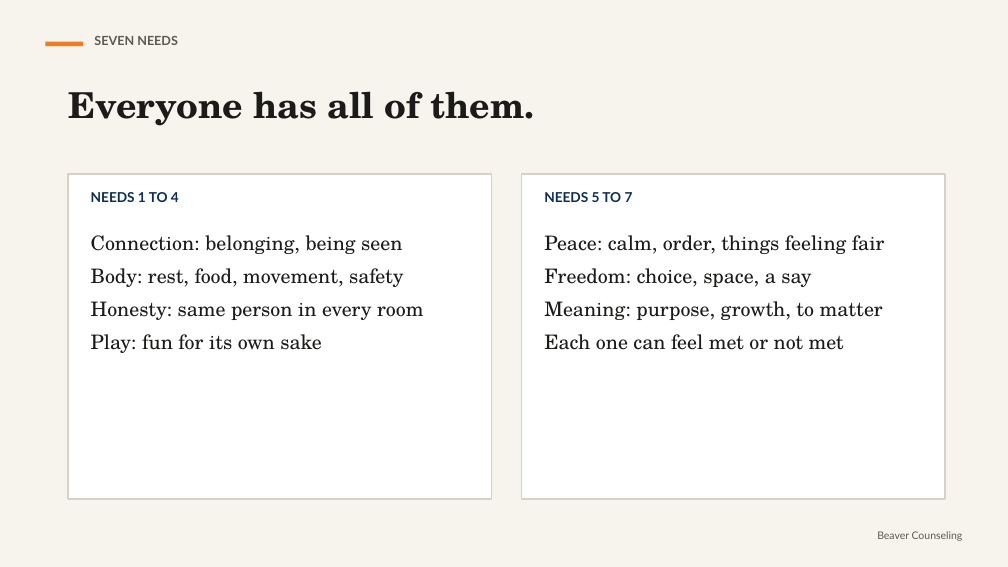
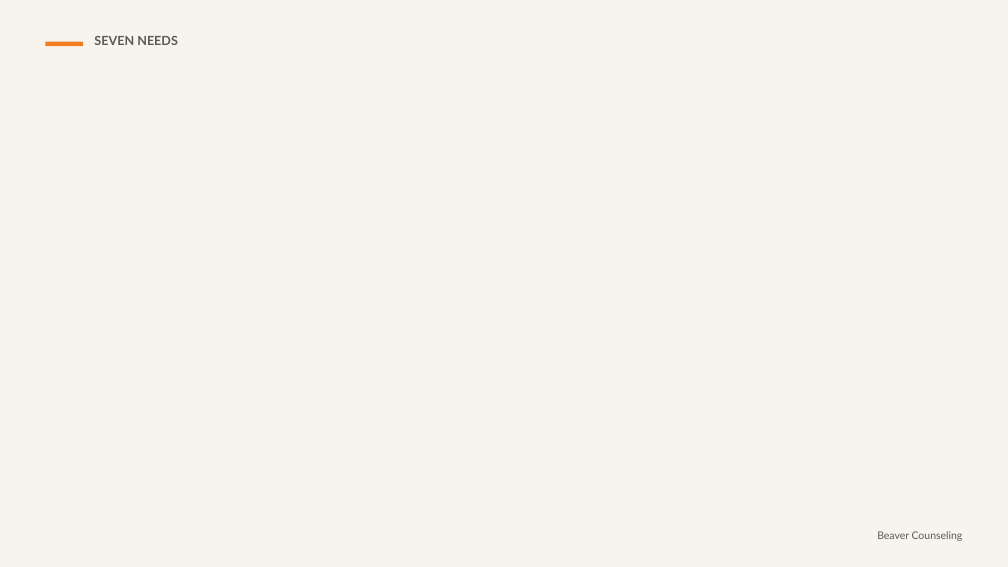
Before and after one commit to rmwtoolkit/bcds-toolkit, a slide deck: slide 7 of decks/name-the-need-lesson-v2.pptx (slide 5 before the commit). Drawn at 1008x567 pixels with LibreOffice and Linux fonts; fonts in the diff are those of the drawing; background and template pictures are left out. Boxes give left, top, right and bottom in pixels: in the first picture for what was removed or moved away, otherwise in the second. Text is boxed around its words. In the diff, an @@ line names an element or a change of style, - is before the commit and + after.

```diff
--- a/decks/name-the-need-lesson-v2.pptx
+++ b/decks/name-the-need-lesson-v2.pptx
@@ text removed at <box>68,91,535,126</box> @@
-Everyone has all of them.
@@ rectangle removed at <box>68,174,492,499</box> @@
@@ rectangle removed at <box>522,174,945,499</box> @@
@@ text removed at <box>91,192,179,202</box> @@
-NEEDS 1 TO 4
@@ text removed at <box>544,192,633,202</box> @@
-NEEDS 5 TO 7
@@ text removed at <box>91,235,423,353</box> @@
-Connection: belonging, being seen
-Body: rest, food, movement, safety
-Honesty: same person in every room
-Play: fun for its own sake
@@ text removed at <box>544,235,885,350</box> @@
-Peace: calm, order, things feeling fair
-Freedom: choice, space, a say
-Meaning: purpose, growth, to matter
-Each one can feel met or not met
```
Also in this commit, not shown: 10 other slides changed, 16 slides added, 3 slides removed, 20 other files.
